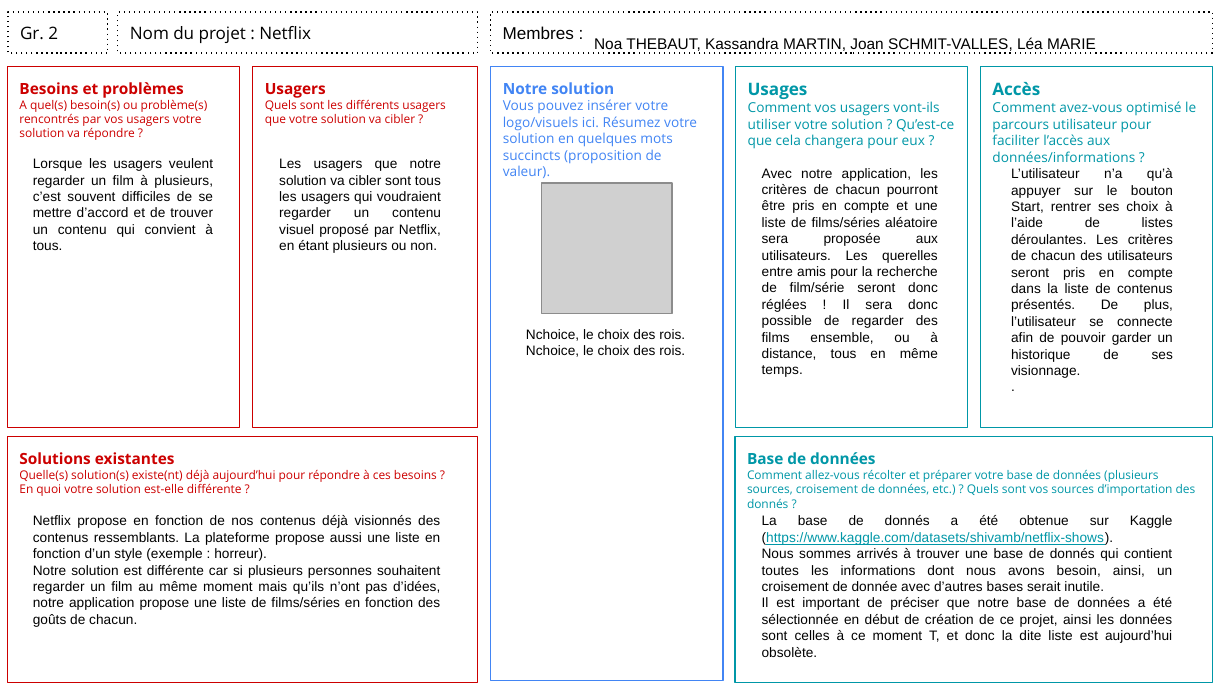
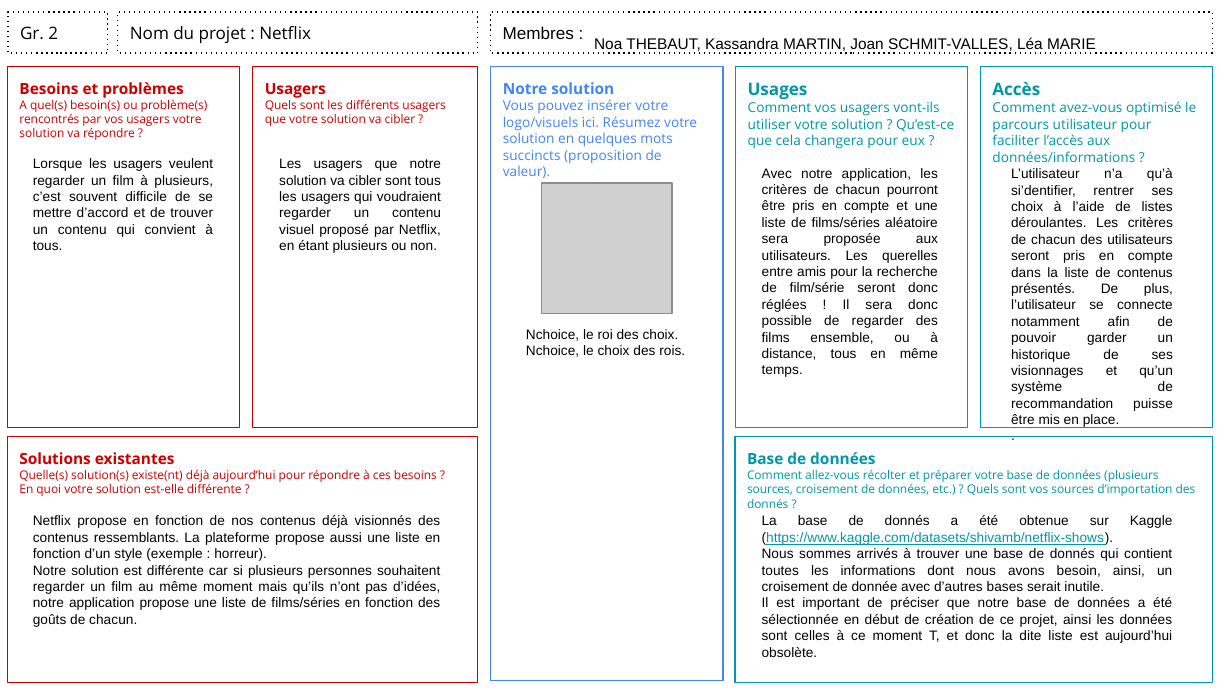
Before and after one commit to dlz917/NETFLIX, a slide deck: slide 1 of Gr2 - Canevas - CDC.pptx. Drawn at 1232x693 pixels with LibreOffice and Linux fonts; fonts in the diff are those of the drawing; grey boxes stand for pictures. Boxes give left, top, right and bottom in pixels: in the first picture for what was removed or moved away, otherwise in the second. Text is boxed around its words. In the diff, an @@ line names an element or a change of style, - is before the commit and + after.

```diff
--- a/Gr2 - Canevas - CDC.pptx
+++ b/Gr2 - Canevas - CDC.pptx
@@ text at <box>33,158,213,250</box>: text changed @@
-Lorsque les usagers veulent regarder un film à plusieurs, c’est souvent difficiles de se mettre d’accord et de trouver un contenu qui convient à tous.
+Lorsque les usagers veulent regarder un film à plusieurs, c’est souvent difficile de se mettre d’accord et de trouver un contenu qui convient à tous.
@@ text at <box>1011,168,1173,427</box>: text changed @@
-L’utilisateur n’a qu’à appuyer sur le bouton Start, rentrer ses choix à l’aide de listes déroulantes. Les critères de chacun des utilisateurs seront pris en compte dans la liste de contenus présentés. De plus, l’utilisateur se connecte afin de pouvoir garder un historique de ses visionnage.
+L’utilisateur n’a qu’à si’dentifier, rentrer ses choix à l’aide de listes déroulantes. Les critères de chacun des utilisateurs seront pris en compte dans la liste de contenus présentés. De plus, l’utilisateur se connecte notamment afin de pouvoir garder un historique de ses visionnages et qu’un système de recommandation puisse être mis en place.
@@ text at <box>526,329,679,341</box>: paragraph added @@
+Nchoice, le roi des choix.
```
Also in this commit, not shown: 4 other files.
